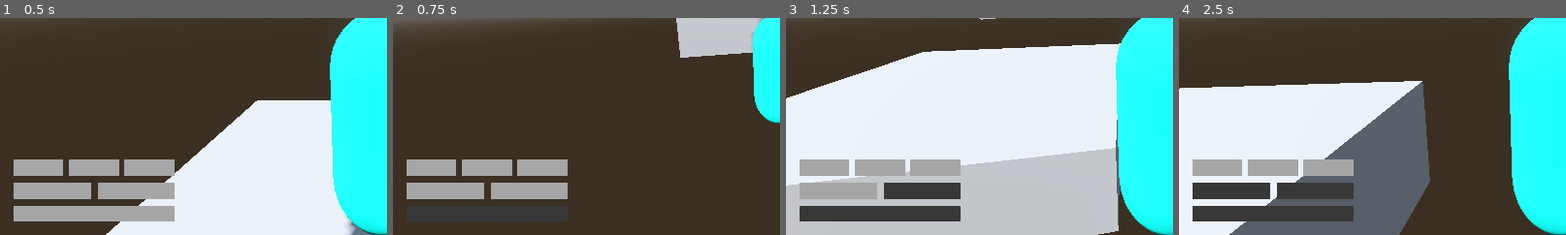
Above: before the commit, frames 1-4 (left to right).
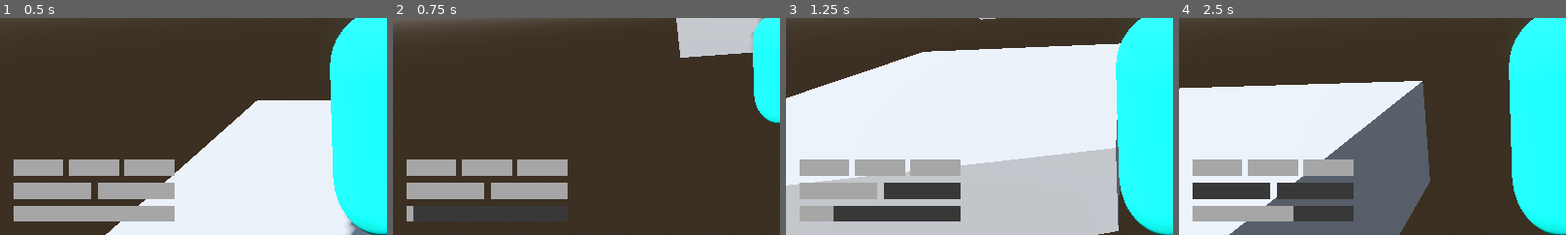
Above: after the commit, the same moments.

Repository: jpvds1/DDJD
Game: Godot game, scene res://scenes/levels/level_1.tscn
Same seed, same stepped clock (60 frames per second), same inputs: the game is played once before the commit and once after it.
Inputs (mouse positions are % of the whole screen's width and height, from its top left):
- Up to frame 1 (0.5 s): no input
- Up to frame 2 (0.75 s): tap Enter at 0.5 s; move the mouse to (55, 50) at 0.52 s; hold W (move_forwards) from 0.53 s (still down); tap Q (dash) at 0.6 s
- Up to frame 3 (1.25 s): keep holding W (move_forwards); tap Space (jump) at 0.77, 0.8, 1.07 s
- Up to frame 4 (2.5 s): keep holding W (move_forwards); move the mouse to (45, 50) at 1.27 s; tap Space (jump) at 1.35, 1.52, 1.82, 2.3 s; tap Q (dash) at 1.55, 2.1 s; move the mouse to (52, 48) at 2.02 s
The pictures show only the part of the screen within x 0-50%, y 50-100%; the shares and areas given below are measured in that part.

Frame 1 is identical in both runs. In frame 2, 0.1% of the frame differs, in the area x 3-6%, y 86-94%; in frame 3, 0.6%; in frame 4, 1.9%, in the area x 3-30%, y 86-94%.

Commit message:
feat: HUD shows dash timeout

Diff:
--- a/platformer-game/scenes/ui/main_UI.tscn
+++ b/platformer-game/scenes/ui/main_UI.tscn
@@ -31,9 +31,20 @@
 layout_mode = 2
 theme_override_constants/separation = 10
 
-[node name="DashContainer" type="HBoxContainer" parent="RootMargin/MainVBox" unique_id=1586787714]
+[node name="DashRow" type="Control" parent="RootMargin/MainVBox" unique_id=1522602988]
+custom_minimum_size = Vector2(240, 24)
 layout_mode = 2
-theme_override_constants/separation = 10
+
+[node name="DashBackground" type="ColorRect" parent="RootMargin/MainVBox/DashRow" unique_id=2104685644]
+layout_mode = 0
+offset_right = 240.0
+offset_bottom = 24.0
+color = Color(0.22, 0.22, 0.22, 1)
+
+[node name="DashFill" type="ColorRect" parent="RootMargin/MainVBox/DashRow" unique_id=219684222]
+layout_mode = 0
+offset_bottom = 24.0
+color = Color(0.65, 0.65, 0.65, 1)
 
 [node name="MessageTop" type="MarginContainer" parent="." unique_id=1921871870]
 anchors_preset = 5
--- a/platformer-game/scripts/player/capsule_character.gd
+++ b/platformer-game/scripts/player/capsule_character.gd
@@ -67,8 +67,10 @@
 # ---------------------------------------------------------
 
 signal lives_changed(current_lives: int, max_lives: int)
+signal extra_jumps_changed(current_extra_jumps: int, max_extra_jumps: int)
 signal dash_state_changed(can_dash_now: bool)
-signal extra_jumps_changed(current_extra_jumps: int, max_extra_jumps: int)
+signal dash_cooldown_started(duration: float)
+signal dash_ready()
 
 signal checkpoint_reached()
 signal player_unalived()
@@ -231,6 +233,8 @@
 	dash_cooldown_timer.start()
 
 	dash_state_changed.emit(can_dash)
+	dash_cooldown_started.emit(dash_cooldown_timer.wait_time)
+
 	update_animation_state("dashing")
 
 func clamp_post_dash_velocity() -> void:
@@ -250,6 +254,7 @@
 func _on_dash_cooldown_timer_timeout() -> void:
 	can_dash = true
 	dash_state_changed.emit(can_dash)
+	dash_ready.emit()
 
 # ---------------------------------------------------------
 # Animation
--- a/platformer-game/scripts/ui/main_UI.gd
+++ b/platformer-game/scripts/ui/main_UI.gd
@@ -3,9 +3,15 @@
 @export var player_path: NodePath
 
 @onready var lives_container: HBoxContainer = $RootMargin/MainVBox/LivesContainer
-@onready var dash_container: HBoxContainer = $RootMargin/MainVBox/DashContainer
 @onready var jumps_container: HBoxContainer = $RootMargin/MainVBox/JumpsContainer
+
+@onready var dash_row: Control = $RootMargin/MainVBox/DashRow
+@onready var dash_background: ColorRect = $RootMargin/MainVBox/DashRow/DashBackground
+@onready var dash_fill: ColorRect = $RootMargin/MainVBox/DashRow/DashFill
+
 @onready var message_label: Label = $MessageTop/MessageCenter/MessageLabel
+
+var dash_tween: Tween = null
 
 var player: Node = null
 
@@ -20,23 +26,45 @@
 	player.dash_state_changed.connect(_on_dash_state_changed)
 	player.extra_jumps_changed.connect(_on_extra_jumps_changed)
 
+	player.dash_cooldown_started.connect(_on_dash_cooldown_started)
+	player.dash_ready.connect(_on_dash_ready)
+
 	player.checkpoint_reached.connect(_on_checkpoint_reached)
 	player.player_unalived.connect(_on_player_unalived)
 	player.end_reached.connect(_on_end_reached)
 
 	message_label.visible = false
 
+	dash_fill.size.x = 0.0
+
 	player.emit_initial_ui_state()
 
 func _on_lives_changed(current_lives: int, max_lives: int) -> void:
 	_rebuild_boxes(lives_container, current_lives, max_lives)
 
-func _on_dash_state_changed(can_dash_now: bool) -> void:
-	_clear_container(dash_container)
-	dash_container.add_child(_make_box(can_dash_now))
-
 func _on_extra_jumps_changed(current_extra_jumps: int, max_extra_jumps: int) -> void:
 	_rebuild_boxes(jumps_container, current_extra_jumps, max_extra_jumps)
+
+func _on_dash_state_changed(can_dash_now: bool) -> void:
+	if can_dash_now:
+		_set_dash_fill_ratio(1.0)
+	else:
+		_set_dash_fill_ratio(0.0)
+
+func _on_dash_cooldown_started(duration: float) -> void:
+	_set_dash_fill_ratio(0.0)
+
+	if dash_tween != null and dash_tween.is_valid():
+		dash_tween.kill()
+
+	dash_tween = create_tween()
+	dash_tween.tween_method(_set_dash_fill_ratio, 0.0, 1.0, duration)
+
+func _on_dash_ready() -> void:
+	if dash_tween != null and dash_tween.is_valid():
+		dash_tween.kill()
+
+	_set_dash_fill_ratio(1.0)
 
 func _on_checkpoint_reached() -> void:
 	_show_message("Checkpoint reached")
@@ -80,3 +108,7 @@
 
 	if message_label.text == text:
 		message_label.visible = false
+
+func _set_dash_fill_ratio(ratio: float) -> void:
+	ratio = clamp(ratio, 0.0, 1.0)
+	dash_fill.size.x = dash_row.size.x * ratio
